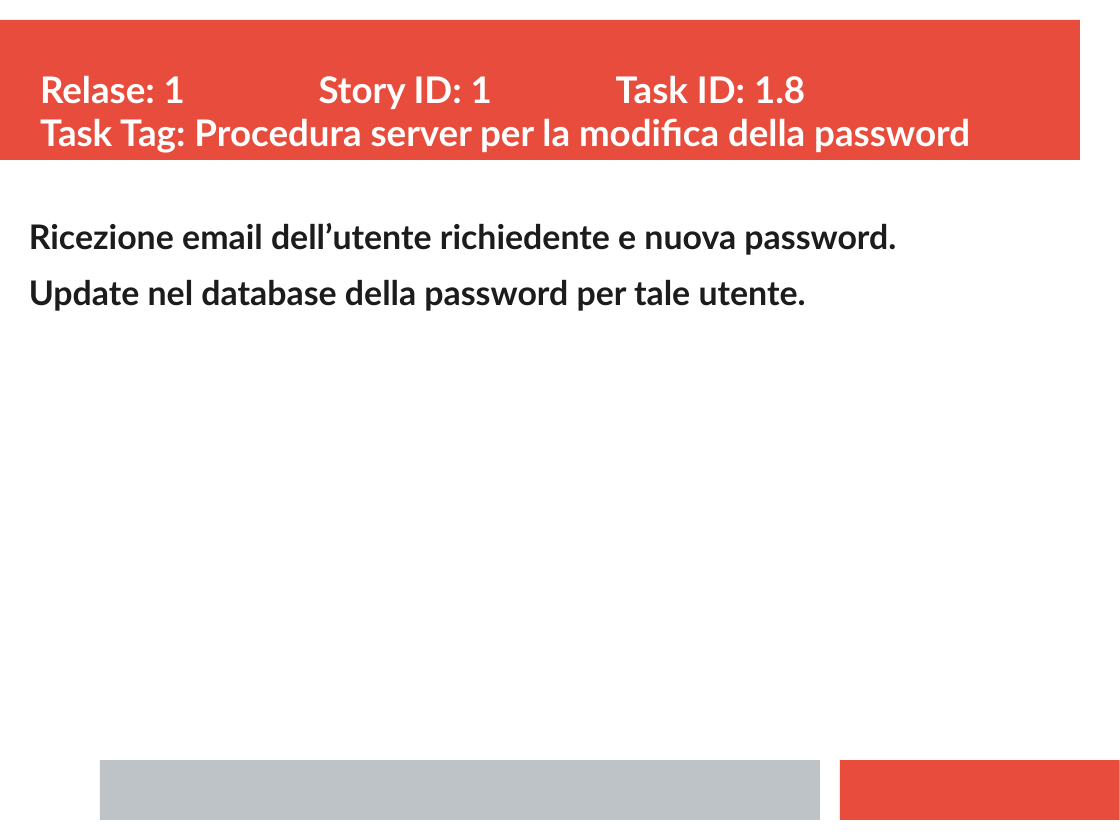
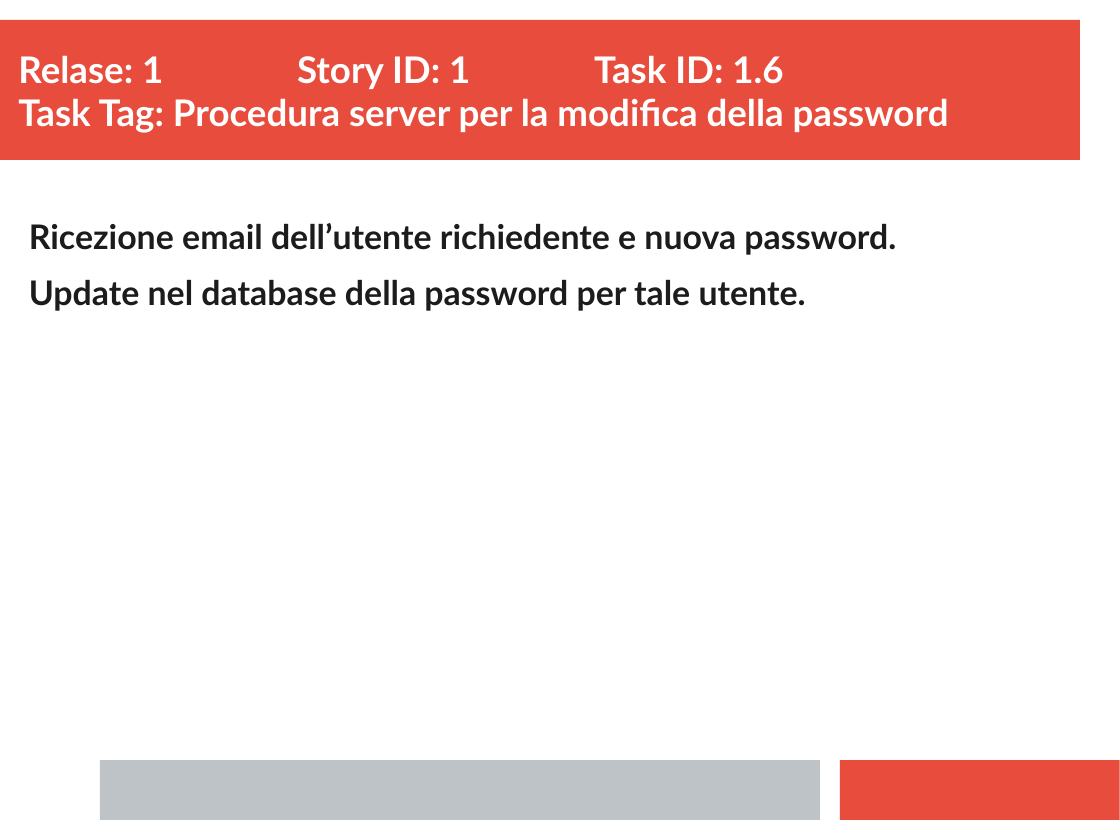
Before and after one commit to ecorradini/ProgettoIDS, a slide deck: slide 6 of AnalisiRequisiti/TaskGestioneUtente.ppt (slide 8 before the commit). Drawn at 1120x840 pixels with LibreOffice and Linux fonts; fonts in the diff are those of the drawing. Boxes give left, top, right and bottom in pixels: in the first picture for what was removed or moved away, otherwise in the second. Text is boxed around its words. In the diff, an @@ line names an element or a change of style, - is before the commit and + after.

Commit message:
modifica task card
modifica task card

```diff
--- a/AnalisiRequisiti/TaskGestioneUtente.ppt
+++ b/AnalisiRequisiti/TaskGestioneUtente.ppt
@@ text at <box>18,55,949,133</box>: text changed @@
-Relase: 1 Story ID: 1 Task ID: 1.8
-Task Tag: Procedura server per la modifica della password
+Relase: 1 Story ID: 1 Task ID: 1.6
+Task Tag: Procedura server per la modifica della password
```
Also in this commit, not shown: 1 other slide changed, 2 slides removed, 1 other file.
